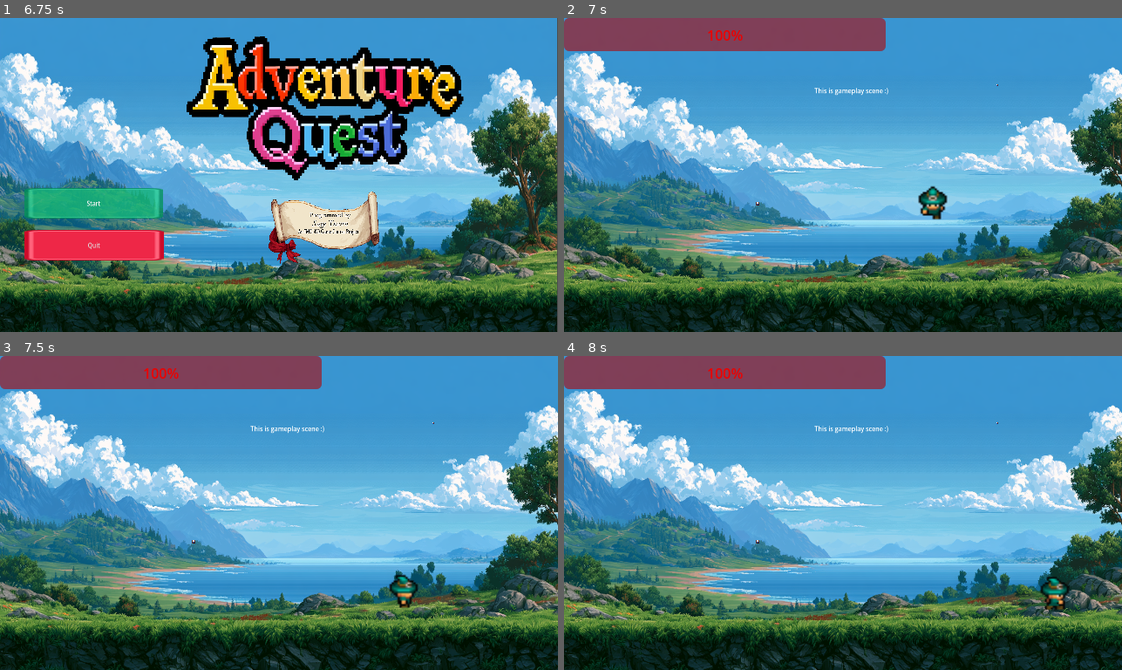
Above: before the commit, frames 1-4 (two rows, left to right).
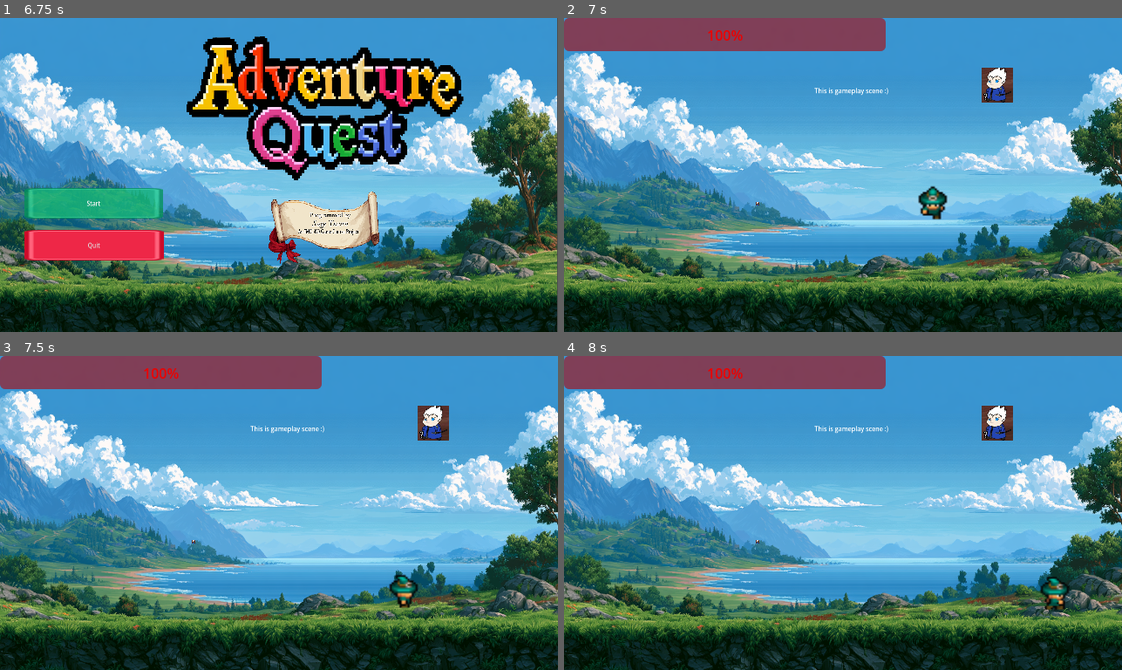
Above: after the commit, the same moments.

Repository: TheSateWarco/2dTDFantasyAdventureGame
Game: Godot game, scene res://Tesoro_Sage_FantasyAdventure/Scenes/UI/start_screen_ui.tscn
Same seed, same stepped clock (60 frames per second), same inputs: the game is played once before the commit and once after it. Sound files missing from this copy of the repository are replaced by a short silence.
Inputs:
- Up to frame 1 (6.75 s): click "Start" at 0.5 s; click "Start" at 1.25 s; tap Enter at 2, 3.5, 5 s; hold D (moveRight) 2.03-2.78 s; hold E (attack) 2.03-2.78 s; tap Space at 2.75, 4.25, 5.75 s; hold S (moveDown) 2.78-3.53 s; tap M (testDie) at 2.85 s; hold D (moveRight) 3.53-4.28 s; hold N (testHit) 3.53-4.28 s; hold W (moveUp) 4.28-5.03 s; tap E (attack) at 4.35 s; hold M (testDie) 5.03-5.78 s; hold A (moveLeft) 5.03-6.53 s; tap N (testHit) at 5.85 s; hold S (moveDown) from 6.53 s (still down); hold E (attack) from 6.53 s (still down)
- Up to frame 2 (7 s): keep holding S (moveDown); keep holding E (attack)
- Up to frame 3 (7.5 s): release S (moveDown) at 7.28 s; release E (attack) at 7.28 s; hold D (moveRight) from 7.28 s (still down); tap M (testDie) at 7.35 s
- Up to frame 4 (8 s): keep holding D (moveRight)

Frame 1 is identical in both runs. In frame 2, 0.6% of the frame differs, in the area x 34-81%, y 15-60%; in frame 3, 0.6%; in frame 4, 0.6%.
Error in both runs: Cannot call method 'change_scene_to_file' on a null value. (res://Tesoro_Sage_FantasyAdventure/Scripts/start_screen_ui.gd:8)

Commit message:
fix scaling issue

Diff:
--- a/2dtd-fantasy-adventure-game/Tesoro_Sage_FantasyAdventure/Scenes/Characters/Blob/Blob.tscn
+++ b/2dtd-fantasy-adventure-game/Tesoro_Sage_FantasyAdventure/Scenes/Characters/Blob/Blob.tscn
@@ -9,12 +9,11 @@
 radius = 19.186903
 
 [node name="Blob" type="CharacterBody2D" unique_id=608503223]
-scale = Vector2(0.2, 0.2)
+scale = Vector2(4, 4)
 collision_layer = 2
 script = ExtResource("1_hxqqi")
 
 [node name="Sprite2D" type="Sprite2D" parent="." unique_id=1430882816]
-position = Vector2(0, -1.955)
 scale = Vector2(0.039230824, 0.039469555)
 texture = ExtResource("1_y8vdf")
 
--- a/2dtd-fantasy-adventure-game/Tesoro_Sage_FantasyAdventure/Scenes/Characters/Blob/blobSpawner.gd
+++ b/2dtd-fantasy-adventure-game/Tesoro_Sage_FantasyAdventure/Scenes/Characters/Blob/blobSpawner.gd
@@ -46,36 +46,55 @@
 		spawn_new_blob()
 
 
+
 func spawn_new_blob() -> void:
-	# 5. Pick a random spawn location
-	var random_marker = spawn_points.pick_random()
-	print(random_marker)
-	# 6. Instantiate the blob scene
+	if spawn_points.is_empty() or blob_scene == null:
+		return
+
+	# Pick a random spawn marker
+	var random_marker: Marker2D = spawn_points.pick_random()
+
+	# Instantiate the blob
 	var new_blob = blob_scene.instantiate() as CharacterBody2D
+	if new_blob == null:
+		return
+
 	new_blob.add_to_group("enemies")
-	# 7. Set the blob's global position
+
+	# Add it to the level first
+	get_parent().add_child(new_blob)
+
+	# Position it at the marker's global position
 	new_blob.global_position = random_marker.global_position
 
-	# 8. Track the blob and add it to the active level
+	# Track the blob
 	active_blobs.append(new_blob)
-	get_parent().add_child.call_deferred(new_blob)
 
-	# Optional: Play a spawn animation
+	# Play spawn animation
 	trigger_spawn_juice(new_blob)
 
 
+
+
 func trigger_spawn_juice(target_blob: CharacterBody2D) -> void:
-	# Find the blob's sprite
 	var blob_sprite = target_blob.get_node_or_null("Sprite2D")
 
 	if blob_sprite:
-		# Animate the sprite as it emerges
-		var spawn_tween = create_tween()
+		var original_scale: Vector2 = blob_sprite.scale
+
+		# Start invisible in size, preserving the original scale
 		blob_sprite.scale = Vector2.ZERO
 
+		var spawn_tween = create_tween()
 		spawn_tween.tween_property(
-			blob_sprite, "scale", Vector2(1.3, 1.3), 0.15
+			blob_sprite,
+			"scale",
+			original_scale * 1.3,
+			0.15
 		)
 		spawn_tween.tween_property(
-			blob_sprite, "scale", Vector2(1.0, 1.0), 0.1
+			blob_sprite,
+			"scale",
+			original_scale,
+			0.1
 		)
